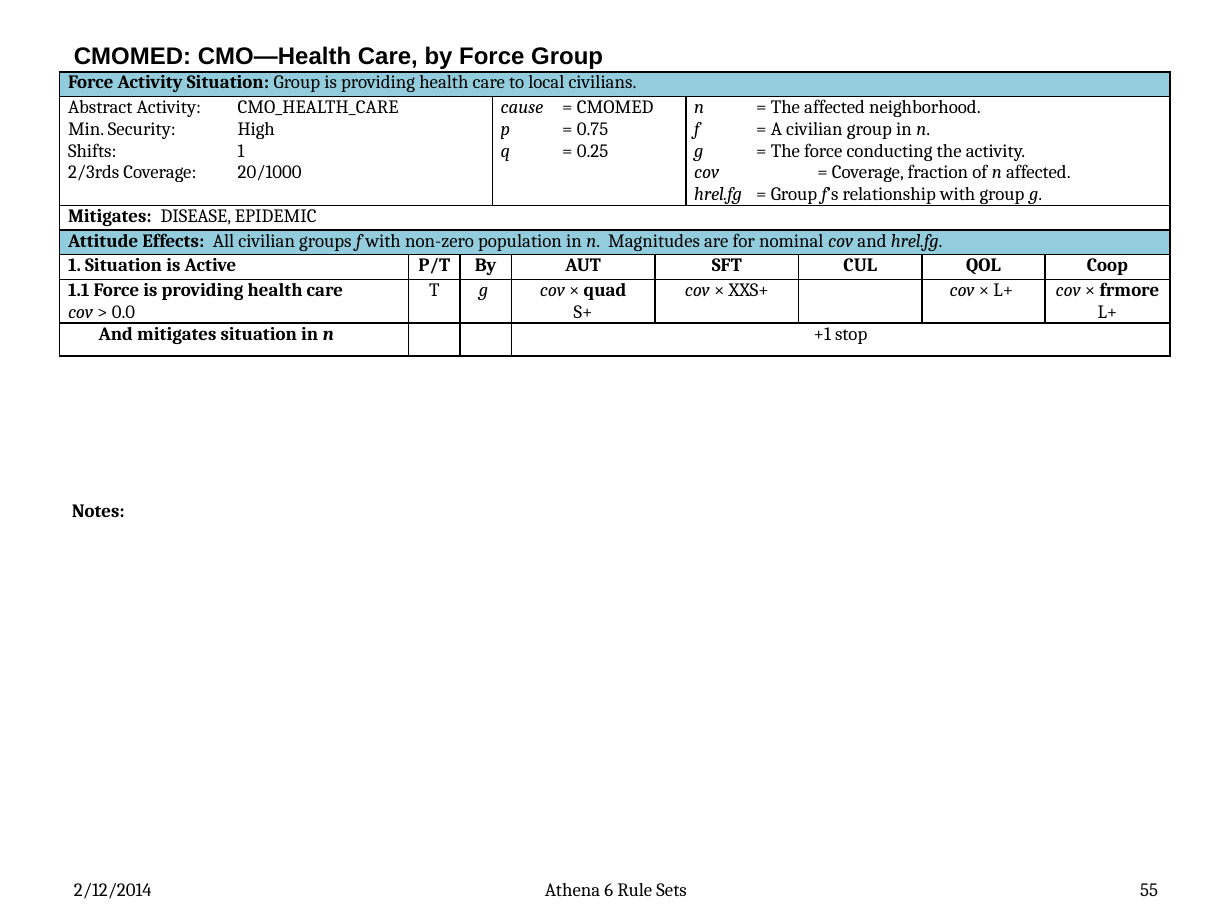
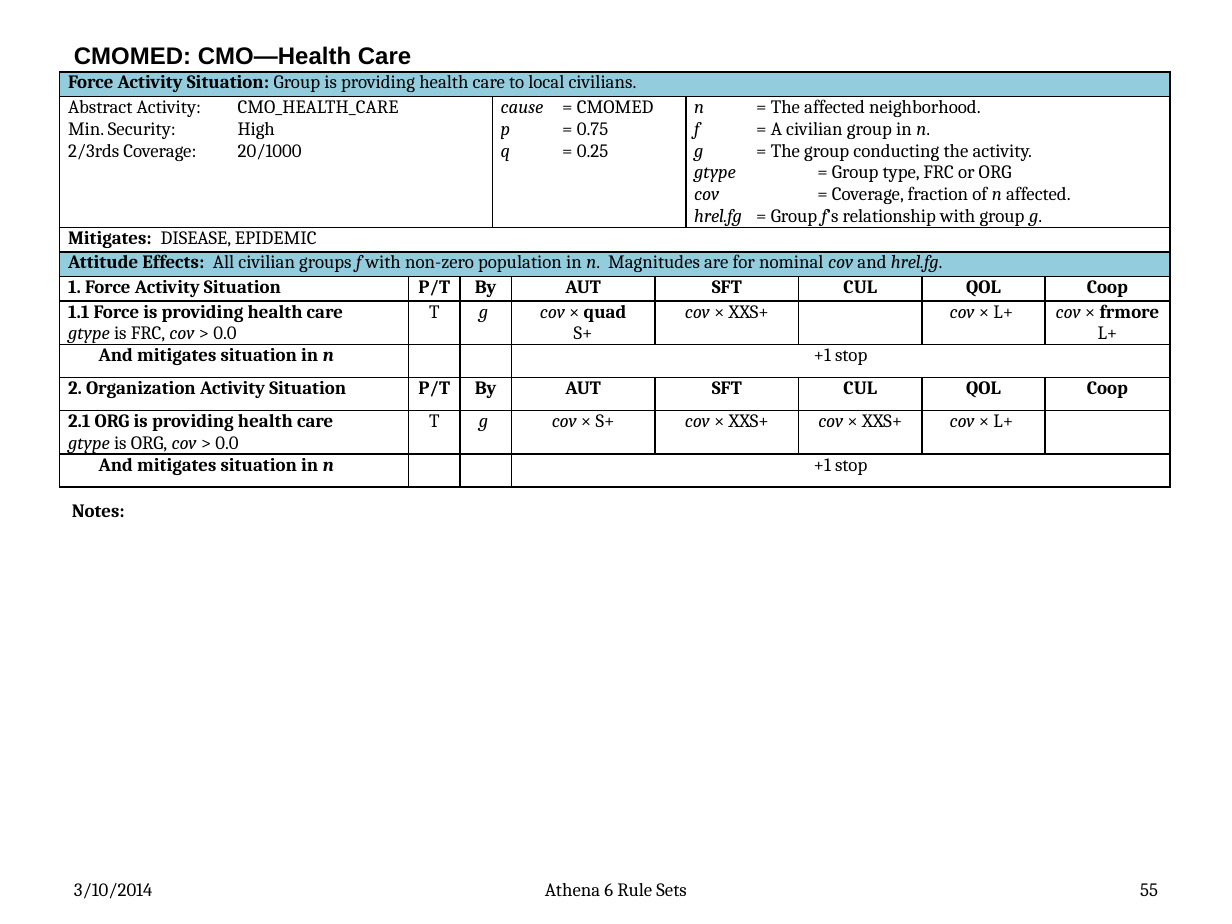
Before and after one commit to AthenaModel/athena-legacy, a slide deck: slide 55 of docs/dev/rules.pptx. Drawn at 1232x924 pixels with LibreOffice and Linux fonts; fonts in the diff are those of the drawing. Boxes give left, top, right and bottom in pixels: in the first picture for what was removed or moved away, otherwise in the second. Text is boxed around its words. In the diff, an @@ line names an element or a change of style, - is before the commit and + after.

```diff
--- a/docs/dev/rules.pptx
+++ b/docs/dev/rules.pptx
@@ title at [74, 46, 411, 65]: text changed @@
-CMOMED: CMO—Health Care, by Force Group
+CMOMED: CMO—Health Care
@@ table at [59, 71, 1169, 494] @@
-row 2, column 1: Abstract Activity: CMO_HEALTH_CARE / Min. Security: High / Shifts: 1 / 2/3rds Coverage: 20/1000
+row 2, column 1: Abstract Activity: CMO_HEALTH_CARE / Min. Security: High / 2/3rds Coverage: 20/1000
-row 2, column 7: n = The affected neighborhood. / f = A civilian group in n. / g = The force conducting the activity. / cov = Coverage, fraction of n affected. / hrel.fg = Group f’s relationship with group g.
+row 2, column 7: n = The affected neighborhood. / f = A civilian group in n. / g = The group conducting the activity. / gtype = Group type, FRC or ORG / cov = Coverage, fraction of n affected. / hrel.fg = Group f’s relationship with group g.
-row 5, column 1: 1. Situation is Active
+row 5, column 1: 1. Force Activity Situation
-row 6, column 1: 1.1 Force is providing health care / cov > 0.0
+row 6, column 1: 1.1 Force is providing health care / gtype is FRC, cov > 0.0
+row 8: 2. Organization Activity Situation | P/T | By |  | AUT | SFT |  | CUL | QOL | Coop
+row 9: 2.1 ORG is providing health care / gtype is ORG, cov > 0.0 | T | g |  | cov × S+ | cov × XXS+ |  | cov × XXS+ | cov × L+ | 
+row 10: And mitigates situation in n |  |  |  | +1 stop |  |  |  |  | 
@@ text at [74, 883, 152, 899]: text changed @@
-2/12/2014
+3/10/2014
```
Also in this commit, not shown: 70 other slides changed, 10 slides removed, 10 other files.
